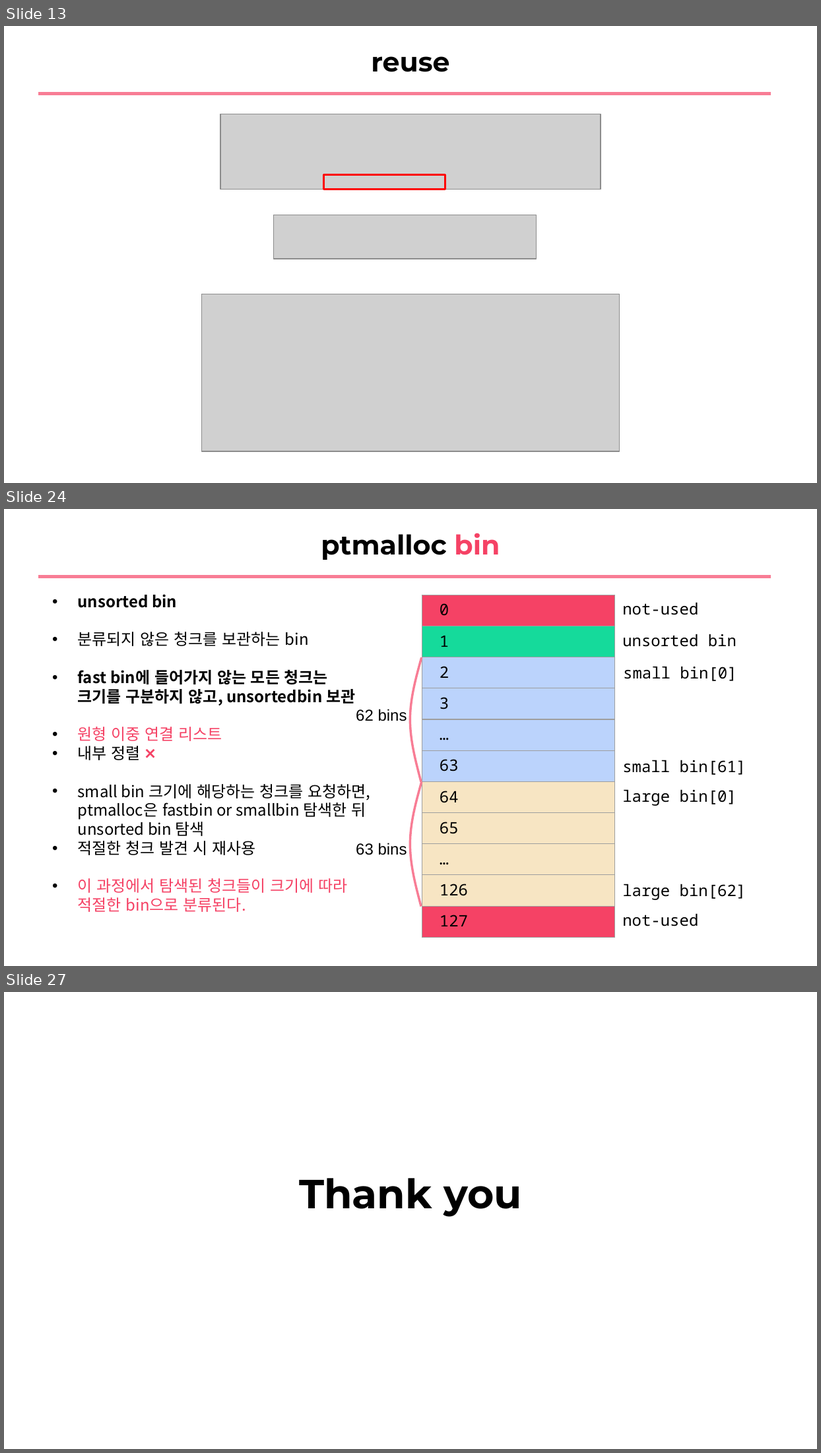
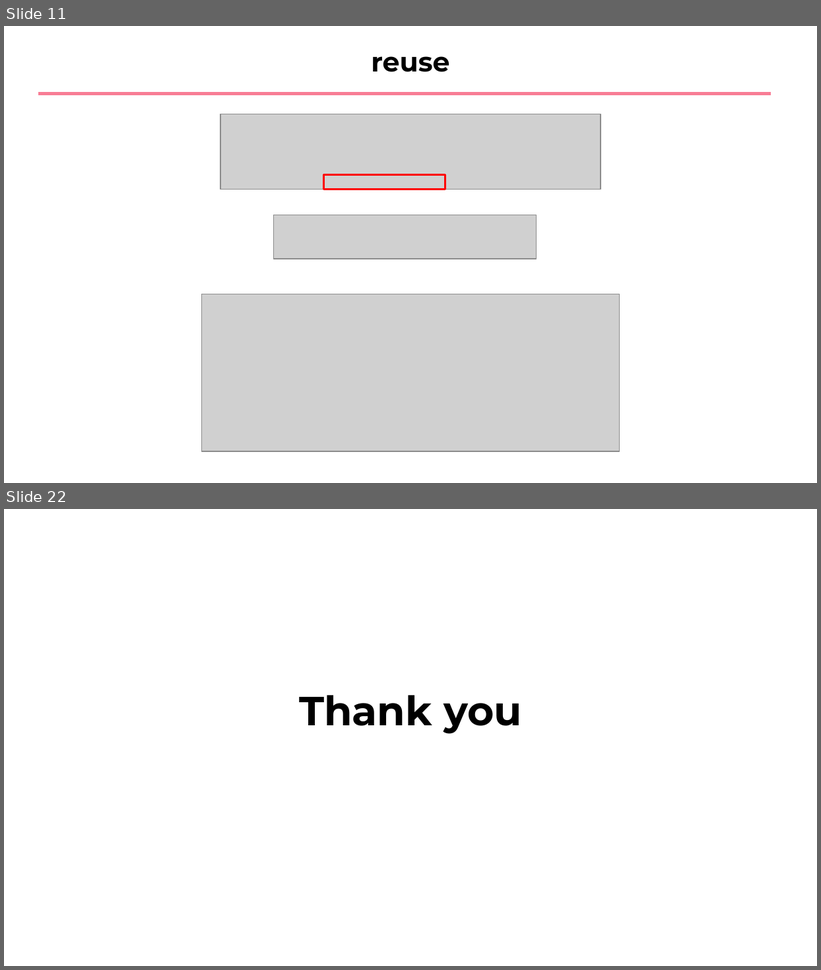
Before and after one commit to sewonpark-sec/SSL-Seminar, a slide deck: 11_Use_After_Free.pptx. Shown one above the other, each under a label of ours: slides 13, 24 and 27 before the commit, slides 11 and 22 after it; the slides between them are not shown. The pictures are 821x1453 and 821x970 pixels, drawn with LibreOffice and Linux fonts; fonts in the diff are those of the drawing; grey boxes stand for pictures. Boxes give left, top, right and bottom in pixels: in the first picture for what was removed or moved away, otherwise in the second. Text is boxed around its words. In the diff, an @@ line names an element or a change of style, - is before the commit and + after.

```diff
--- a/11_Use_After_Free.pptx
+++ b/11_Use_After_Free.pptx
@@ slide 24 removed at (4,509,817,966), background #FFFFFF @@
@@ title removed at (321,533,500,560) @@
-ptmalloc bin
@@ line removed from (38, 576) to (772, 576) @@
@@ text removed at (78,594,370,912) @@
-• unsorted bin
-• 분류되지 않은 청크를 보관하는 bin
-• fast bin에 들어가지 않는 모든 청크는
-  크기를 구분하지 않고, unsortedbin 보관
-• 원형 이중 연결 리스트
-• 내부 정렬 ❌
-• small bin 크기에 해당하는 청크를 요청하면,
-  ptmalloc은 fastbin or smallbin 탐색한 뒤
-  unsorted bin 탐색
-• 적절한 청크 발견 시 재사용
-• 이 과정에서 탐색된 청크들이 크기에 따라
-  적절한 bin으로 분류된다.
@@ table removed at (422,595,614,938), 11 rows, 1 columns @@
-0
-1
-2
-3
-…
-63
-64
-65
-…
-126
-127
@@ text removed at (622,602,698,615) @@
-not-used
@@ text removed at (622,634,737,647) @@
-unsorted bin
@@ freeform shape removed at (410,657,421,782) @@
@@ text removed at (623,666,737,681) @@
-small bin[0]
@@ text removed at (356,709,407,722) @@
-62 bins
@@ text removed at (622,760,746,775) @@
-small bin[61]
@@ freeform shape removed at (410,782,421,906) @@
@@ text removed at (622,789,737,806) @@
-large bin[0]
@@ text removed at (356,843,407,855) @@
-63 bins
@@ text removed at (622,884,746,900) @@
-large bin[62]
@@ text removed at (622,914,698,927) @@
-not-used
@@ what was slide 13 is now slide 11 @@
@@ what was slide 27 is now slide 22 @@
```
Also in this commit, not shown: 10 slides changed, 4 slides added, 8 other slides removed.
